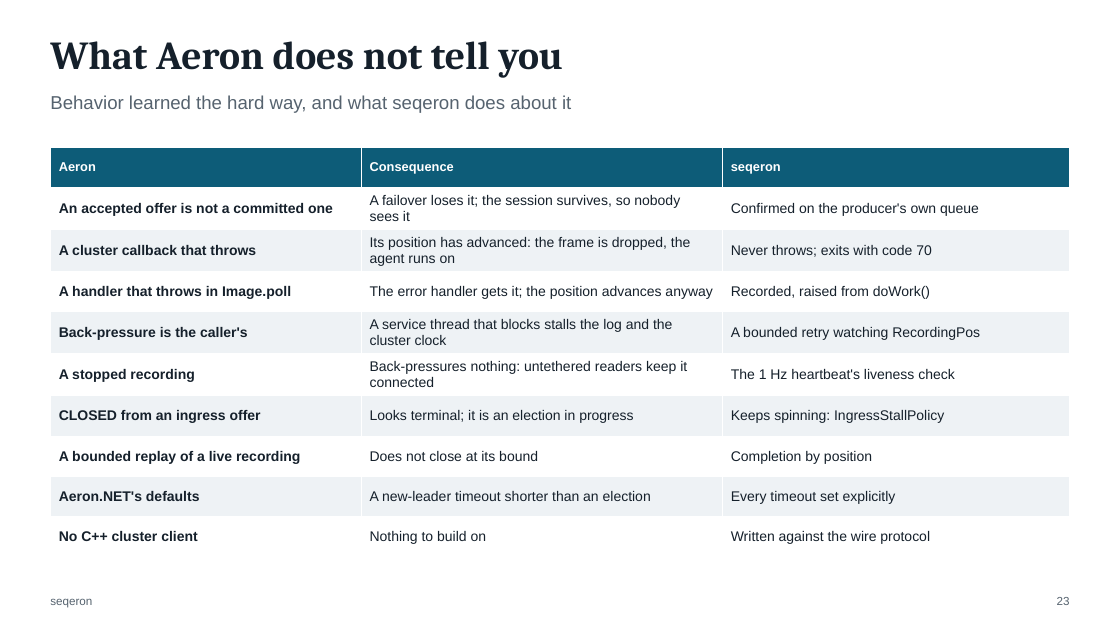
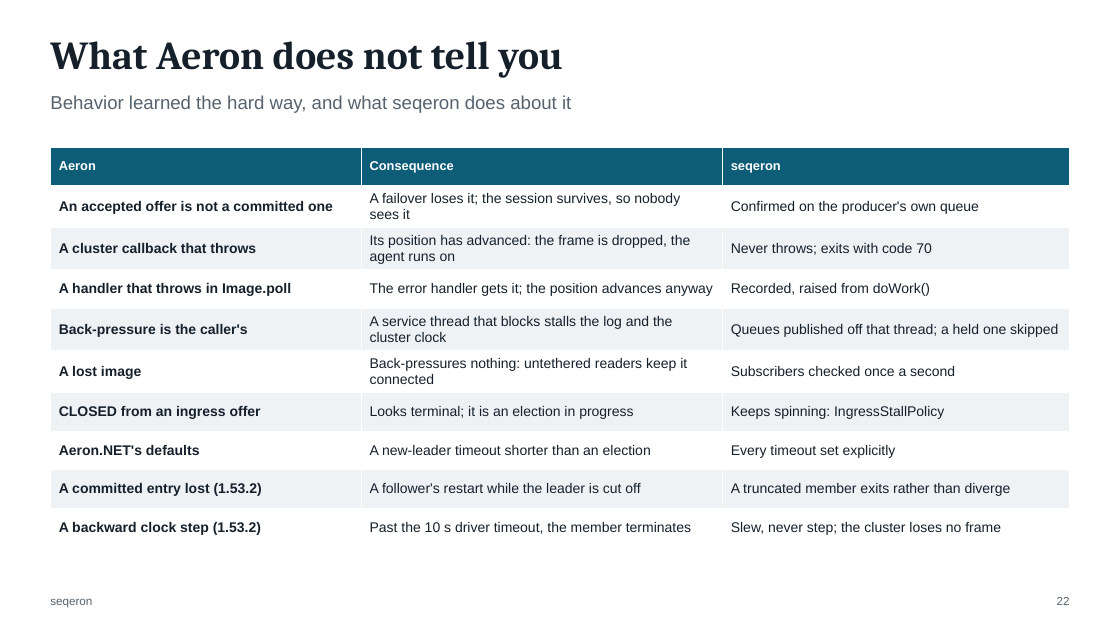
Before and after one commit to FredrikJDahlberg/seqeron, a slide deck: slide 22 of doc/presentation/seqeron-architecture.pptx (slide 23 before the commit). Drawn at 1120x630 pixels with LibreOffice and Linux fonts; fonts in the diff are those of the drawing. Boxes give left, top, right and bottom in pixels: in the first picture for what was removed or moved away, otherwise in the second. Text is boxed around its words. In the diff, an @@ line names an element or a change of style, - is before the commit and + after.

```diff
--- a/doc/presentation/seqeron-architecture.pptx
+++ b/doc/presentation/seqeron-architecture.pptx
@@ table at (50, 147, 1070, 539) @@
-row 5, column 3: A bounded retry watching RecordingPos
+row 5, column 3: Queues published off that thread; a held one skipped
-row 6, column 1: A stopped recording
+row 6, column 1: A lost image
-row 6, column 3: The 1 Hz heartbeat's liveness check
+row 6, column 3: Subscribers checked once a second
-row 8: A bounded replay of a live recording | Does not close at its bound | Completion by position
-row 10: No C++ cluster client | Nothing to build on | Written against the wire protocol
+row 9: A committed entry lost (1.53.2) | A follower's restart while the leader is cut off | A truncated member exits rather than diverge
+row 10: A backward clock step (1.53.2) | Past the 10 s driver timeout, the member terminates | Slew, never step; the cluster loses no frame
```
Also in this commit, not shown: 16 other slides changed, 1 slide added, 31 slides removed, 60 other files.
